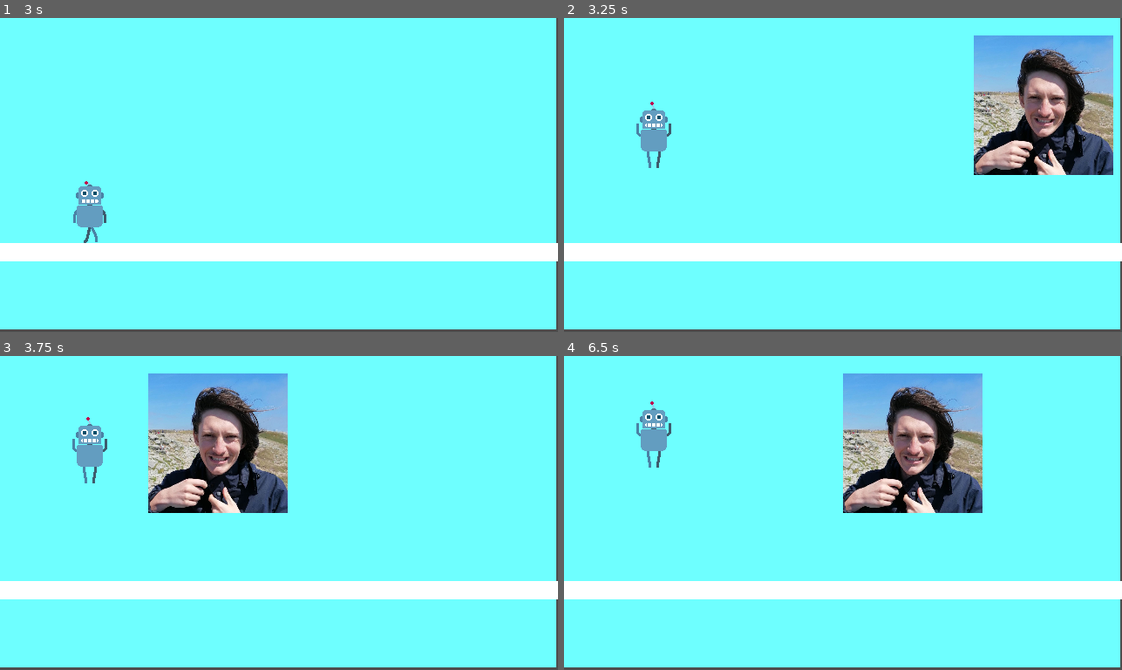
Above: before the commit, frames 1-4 (two rows, left to right).
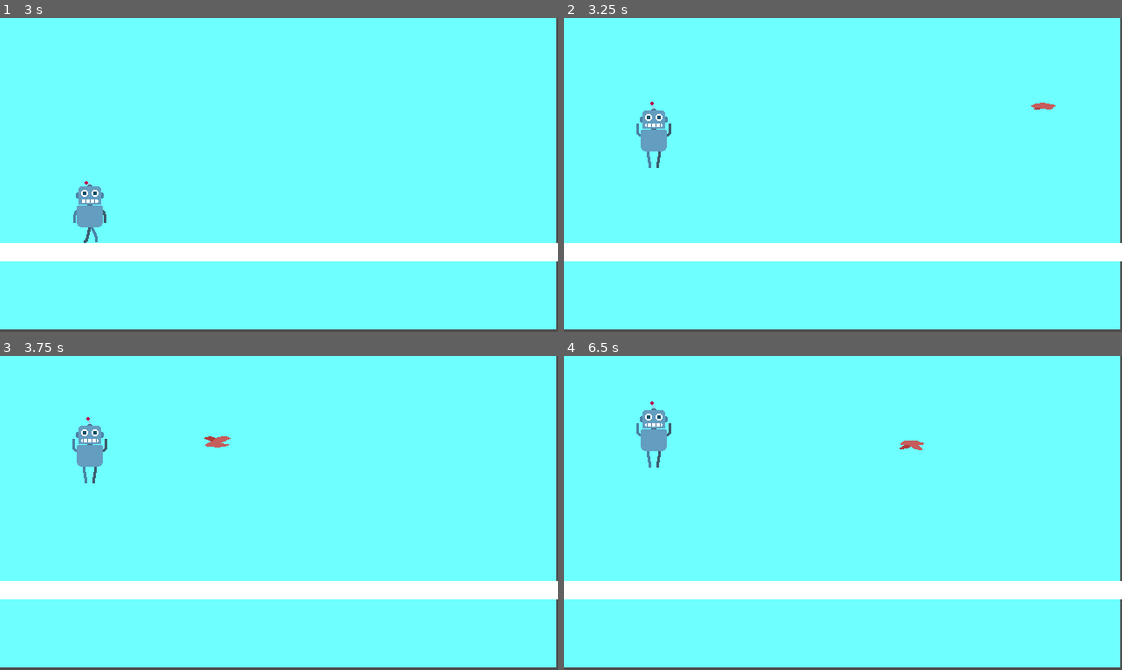
Above: after the commit, the same moments.

Repository: Difio3333/imnotarobot
Game: Godot game, scene res://levels/sidescroller.tscn
Same seed, same stepped clock (60 frames per second), same inputs: the game is played once before the commit and once after it. This scene is started directly instead of the project's main scene.
Inputs:
- Up to frame 1 (3 s): tap Enter (ui_accept) at 0.5, 0.77, 1.52 s
- Up to frame 2 (3.25 s): tap Enter (ui_accept) at 3.02 s
- Up to frame 3 (3.75 s): no input
- Up to frame 4 (6.5 s): tap Enter (ui_accept) at 3.77, 4.52, 6.02 s

Frame 1 is identical in both runs. In frame 2, 11% of the frame differs, in the area x 73-99%, y 5-50%; in frame 3, 11%; in frame 4, 11%.

Commit message:
ich hab programmiert

Diff:
--- a/levels/level_1.tscn
+++ b/levels/level_1.tscn
@@ -1,13 +1,15 @@
-[gd_scene load_steps=9 format=3 uid="uid://bo44bx8x16iqo"]
+[gd_scene load_steps=11 format=3 uid="uid://bo44bx8x16iqo"]
 
 [ext_resource type="Script" path="res://scripts/level_1_script.gd" id="1_er66a"]
 [ext_resource type="Texture2D" uid="uid://c6lyseelj4xr5" path="res://assets/window_long_00.png" id="2_lgqmq"]
 [ext_resource type="PackedScene" uid="uid://drxtb1ddvnw7y" path="res://scenes/robot.tscn" id="2_yp1lt"]
+[ext_resource type="Script" path="res://scenes/robot.gd" id="3_5gchu"]
 [ext_resource type="Texture2D" uid="uid://cyeu7g64ti5be" path="res://assets/button_check_00_idle.png" id="3_wcto7"]
 [ext_resource type="PackedScene" uid="uid://cphxotdp3f8gy" path="res://scenes/check.tscn" id="3_wsykj"]
 [ext_resource type="FontFile" uid="uid://c11gqv8lqvvn1" path="res://assets/CWEBL.TTF" id="4_q5h4i"]
 [ext_resource type="Texture2D" uid="uid://bcguane8bsu8i" path="res://assets/button_check_00_pressed.png" id="5_2y36u"]
 [ext_resource type="Texture2D" uid="uid://gp3jeel0qsbh" path="res://assets/graphic_captcha_00.png" id="8_qxli5"]
+[ext_resource type="Script" path="res://scenes/check.gd" id="10_onnuj"]
 
 [node name="Level1" type="Node2D" groups=["Level"]]
 script = ExtResource("1_er66a")
@@ -20,6 +22,7 @@
 [node name="Robot" parent="." instance=ExtResource("2_yp1lt")]
 visible = false
 position = Vector2(321, 170)
+script = ExtResource("3_5gchu")
 
 [node name="ReviewingDataLabel" type="Label" parent="."]
 visible = false
@@ -88,6 +91,7 @@
 [node name="Check" parent="CheckButton" instance=ExtResource("3_wsykj")]
 visible = false
 position = Vector2(239, 176)
+script = ExtResource("10_onnuj")
 
 [connection signal="button_down" from="CheckButton/Control/Button" to="." method="_on_button_button_down"]
 [connection signal="button_up" from="CheckButton/Control/Button" to="." method="_on_button_button_up"]
--- a/scenes/drone.gd
+++ b/scenes/drone.gd
@@ -1,10 +1,11 @@
 extends Area2D
 
 @export var drone_speed: int = 10
+@onready var animation_player: AnimationPlayer = $Sprite2D/AnimationPlayer
 
 # Called when the node enters the scene tree for the first time.
 func _ready() -> void:
-	pass # Replace with function body.
+	animation_player.play("fly")
 
 
 # Called every frame. 'delta' is the elapsed time since the previous frame.
--- a/scenes/drone.tscn
+++ b/scenes/drone.tscn
@@ -1,18 +1,61 @@
-[gd_scene load_steps=4 format=3 uid="uid://cfo0m1xkeus7p"]
+[gd_scene load_steps=7 format=3 uid="uid://va3x4oi2eitm"]
 
 [ext_resource type="Script" path="res://scenes/drone.gd" id="1_yvblt"]
-[ext_resource type="Texture2D" uid="uid://c5n50mwnhsfln" path="res://assets/FotoFrido.jpg" id="2_i0ico"]
+[ext_resource type="Texture2D" uid="uid://c68acm4i4yc8a" path="res://assets/spritesheet_drone_fly_00.png" id="2_4xvw5"]
+
+[sub_resource type="Animation" id="Animation_318cj"]
+resource_name = "fly"
+length = 0.7
+loop_mode = 1
+step = 0.07
+tracks/0/type = "value"
+tracks/0/imported = false
+tracks/0/enabled = true
+tracks/0/path = NodePath(".:frame")
+tracks/0/interp = 1
+tracks/0/loop_wrap = true
+tracks/0/keys = {
+"times": PackedFloat32Array(0, 0.07, 0.14, 0.21, 0.28, 0.35, 0.42, 0.49, 0.56, 0.63),
+"transitions": PackedFloat32Array(1, 1, 1, 1, 1, 1, 1, 1, 1, 1),
+"update": 1,
+"values": [0, 1, 2, 3, 4, 5, 6, 7, 8, 9]
+}
+
+[sub_resource type="Animation" id="Animation_h4mbr"]
+length = 0.001
+tracks/0/type = "value"
+tracks/0/imported = false
+tracks/0/enabled = true
+tracks/0/path = NodePath(".:frame")
+tracks/0/interp = 1
+tracks/0/loop_wrap = true
+tracks/0/keys = {
+"times": PackedFloat32Array(0),
+"transitions": PackedFloat32Array(1),
+"update": 1,
+"values": [0]
+}
+
+[sub_resource type="AnimationLibrary" id="AnimationLibrary_o3kmp"]
+_data = {
+"RESET": SubResource("Animation_h4mbr"),
+"fly": SubResource("Animation_318cj")
+}
 
 [sub_resource type="CircleShape2D" id="CircleShape2D_6qti1"]
+radius = 2.42372
 
 [node name="Drone" type="Area2D" groups=["Enemy"]]
 script = ExtResource("1_yvblt")
 
 [node name="Sprite2D" type="Sprite2D" parent="."]
-scale = Vector2(0.2, 0.2)
-texture = ExtResource("2_i0ico")
+texture = ExtResource("2_4xvw5")
+hframes = 10
 
 [node name="AnimationPlayer" type="AnimationPlayer" parent="Sprite2D"]
+libraries = {
+"": SubResource("AnimationLibrary_o3kmp")
+}
 
 [node name="CollisionShape2D" type="CollisionShape2D" parent="."]
 scale = Vector2(5.84, 5.6)
Binary file added: assets/spritesheet_drone_fly_00.png
Not shown, added: assets/spritesheet_drone_fly_00.png.import
Not shown: 1 places in levels/sidescroller.tscn that only renumber resources
